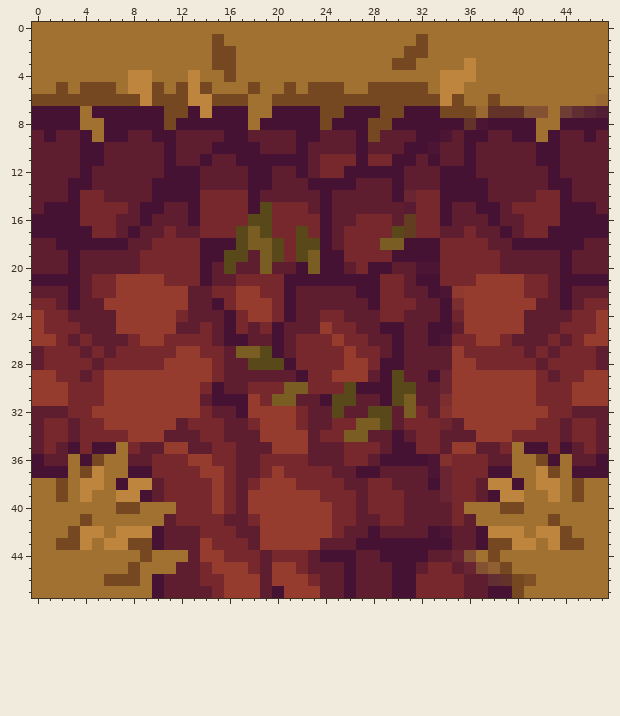
One commit to this pixel-art sprite: src/public/assets/images/tiles/forksouth.png. Above, as it was before the edit.
The file is 48x48 pixels. Colours within 5 levels of each other are drawn and written as one.
The result:
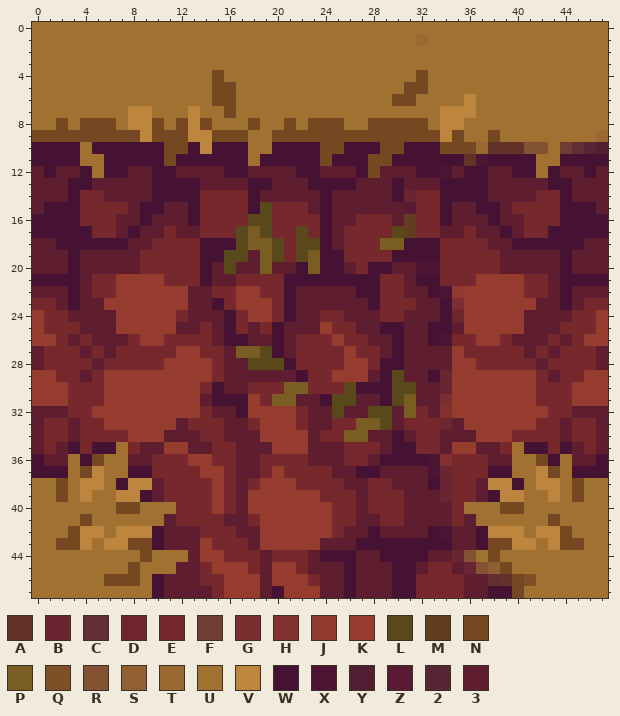
Palette (. is transparent): A #633329  B #692531  C #612f33  D #6f252e  E #76282d  F #6e3d33  G #7a2e30  H #83312e  J #90392e  K #963c2e  L #594819  M #633d20  N #764822  P #7a5d22  Q #7f5025  R #835232  S #916032  T #996931  U #a17131  V #bd853d  W #451234  X #4c1533  Y #511e34  Z #581b31  2 #572533  3 #5f1e2f
Diff:
Changed rows in their new state; - is an unchanged pixel.
first column x 0:
 1 ---------------U----------------T---------------
 2 ---------------UU--------------UU---------------
 3 ---------------UU-------------UU----U-----------
 4 --------UU---U-NU---------------N-UUU-----------
 5 --U-UUU-UUU-UUUNN-U--U-UUU--UUU---UU------------
 6 UUUUUUUUUUUUUUU--U--UUUUUUUUUU--UUUUV-U--------U
 7 UUUU-UUUVVUUUVUUNU--UUUUUUUUUUUUUUVVVUUUUUU-UUUU
 8 UUNUNNNUVVNUNVNUUUNUUNUN-NUU--NNNUVVUUUUUU--UUUU
 9 NNNNNNNNNVNNNVVNNNUUNNNNNNNN-NNNNNVNUUNUUU-UUUUT
10 WWWWU-WWWWWNNWV---UUWW-WNNW-WNN--WNNNTAAARRUFC2Y
11 WWWWUUWWWWWNWW-WW-U----WNWW-NN--W-WWAXWWWWUUWWWW
12 -W---UWW--W-33--WW33---W333-N33-WWX3-W--WWU---W-
Changed places in both pictures, as pixel boxes (x1, y1, x2, y2):
changed: (32, 34, 608, 178)
